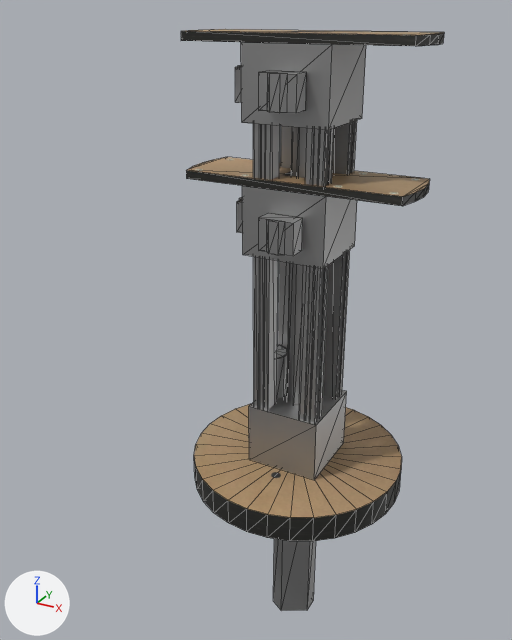
Two versions of the COLLADA model meshes/justina/Body_ROBOTINO_B.dae, one commit apart.
Before and after are seen from a 50 mm lens placed at (0.319, -0.688, 0.511), pointed at (-0.062, 0.004, 0.165). Lighting does not change. The marker at lower left points along +X, +Y and +Z. The first picture is the older version. Mesh edges are drawn as thin lines.

Names of what the first picture shows: 'Body_low_poly'.
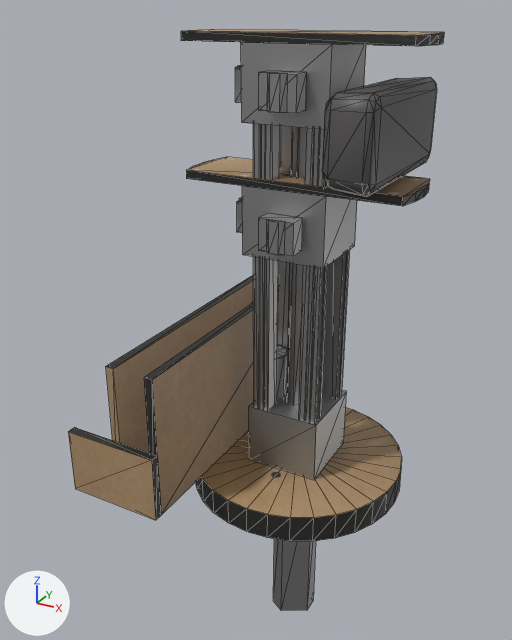
Where the change shows, as pixel boxes (x1, y1, x2, y2) in the pictures (512 x 640 px; the box of a moved part takes in the faces that stretch with it):
'Body_low_poly', reshaped (43% wider)
    before: (181, 29, 444, 611)
    after: (68, 29, 444, 611)
part 1 of me_body_low_poly, added (brown)
    after: (106, 275, 254, 453)
part 2 of me_body_low_poly, added
    after: (322, 77, 437, 197)
part 3 of me_body_low_poly, added (brown)
    after: (68, 286, 279, 520)
part 4 of me_body_low_poly, moved or reshaped
    before: (194, 404, 402, 518)
    after: (201, 407, 402, 518)

The change, as a diff of the scene's bpy script:
```diff
--- a/meshes/justina/Body_ROBOTINO_B.dae.py
+++ b/meshes/justina/Body_ROBOTINO_B.dae.py
@@ mat_goma @@
+mat_goma = principled_material('Goma')
+mat_goma.base_color = (0.0946, 0.0889, 0.0914)  # dark grey #575455
@@ me_body_low_poly @@
 # used by ob_body_low_poly; location = (0.0, 0.0, 0.0)
 # verts and faces of me_body_low_poly; kept vertices keep their numbers, new ones are numbered from 391
 # before: 21 (0.0, 0.0, -0.001)
-me_body_low_poly.from_pydata(...)  # 391 vertices, 541 faces; spans x -0.13..0.13, y -0.13..0.13, z -0.246..0.49
+me_body_low_poly.from_pydata(...)  # 485 vertices, 703 faces; spans x -0.192..0.13, y -0.195..0.195, z -0.246..0.49
+# me_body_low_poly part 1: a new loose piece, a box spanning x -0.1367..-0.1267, y -0.185..0.185, z 0.01..0.169, in mat_basewood_material (picture img_base_b_texture_png)
+# me_body_low_poly part 2: a new loose piece of 56 vertices spanning x 0.056..0.109, y -0.1..0.1, z 0.355..0.445, in mat_goma (dark grey #575455)
+# me_body_low_poly part 3: a new loose piece of 22 vertices spanning x -0.192..-0.077, y -0.195..0.185, z 0.0..0.169, in mat_basewood_material (picture img_base_b_texture_png)
+# me_body_low_poly part 4
+verts[21] = (0.0, 0.0, 0.0)  # moved
+# other edits to the shape of me_body_low_poly do not show in these pictures
 me_body_low_poly.materials.append(mat_basewood_material)
 me_body_low_poly.materials.append(mat_base_aluminium_material)
+me_body_low_poly.materials.append(mat_goma)  # dark grey #575455
```
